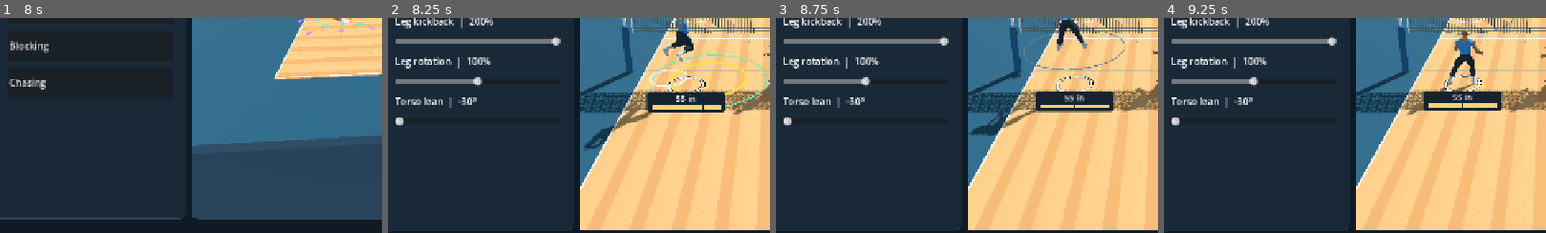
Above: before the commit, frames 1-4 (left to right).
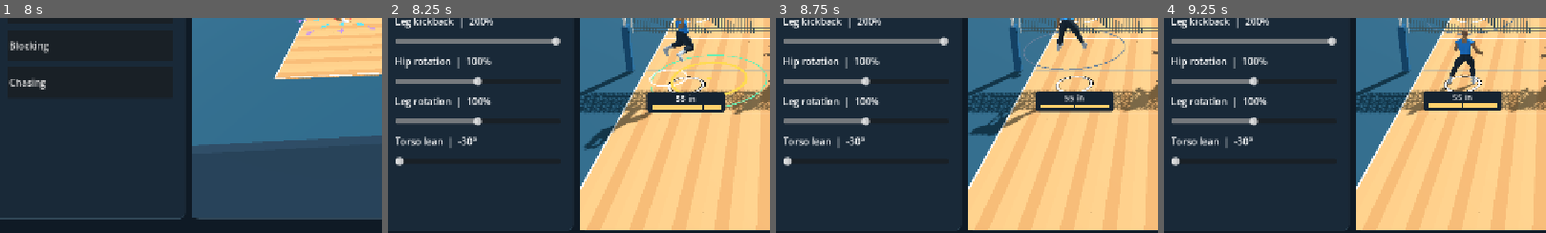
Above: after the commit, the same moments.

Repository: foreandr/volleyball
Game: Godot game, scene res://scenes/main.tscn
The game is run twice, just before and just after one commit, with the same random seed, the same clock (stepped at 60 frames per second) and the same inputs.
Inputs (mouse positions are % of the whole screen's width and height, from its top left):
- Up to frame 1 (8 s): click "Story" at 0.5 s; click "New" at 1.25 s; click "Back" at 2 s; click "New" at 2.75 s; click "Save" at 3.5 s; click "Forearm reception" at 4.25 s; click "Play all" at 5 s; click "Next" at 5.75 s; click "Next" at 6.5 s; click "Back" at 7.25 s
- Up to frame 2 (8.25 s): click "Attacking" at 8 s
- Up to frame 3 (8.75 s): no input
- Up to frame 4 (9.25 s): tap Enter at 8.75 s; drag from (88, 45) to (60, 28) at 8.77 s
The pictures show only the part of the screen within x 3-53%, y 50-100%; the shares and areas given below are measured in that part.

Frame 1 is identical in both runs. In frame 2, 2.1% of the frame differs, in the area x 2-28%, y 17-69%; in frame 3, 2.1%; in frame 4, 2.1%.

Commit message:
Add a separate hip rotation slider

Diff:
--- a/scripts/attack_drill.gd
+++ b/scripts/attack_drill.gd
@@ -31,6 +31,7 @@
 var torso_rotation_scale := 2.0
 var leg_kickback_scale := 2.0
 var leg_rotation_scale := 1.0
+var hip_rotation_scale := 1.0
 var draw_delay := SpikeArm.DEFAULT_DRAW_DELAY
 var elbow_clearance := SpikeArm.DEFAULT_ELBOW_CLEARANCE
 var stage_start := 0.0
@@ -520,13 +521,15 @@
 	var leg_release := smoothstep(0.0,1.0,rotation_phase)
 	var hip_follow := lerpf(0.78*(1.0-0.58*rotation_phase),0.46*(1.0-rotation_phase),release_alignment)
 	var hip_lead := early_aim*hip_follow*weight
-	var leg_turn := (hip_lead+tanh(turn*rotation_weight*0.75)*0.32*leg_release)*leg_rotation_scale*airborne
+	var lower_body_turn := (hip_lead+tanh(turn*rotation_weight*0.75)*0.32*leg_release)*airborne
+	var hip_turn := lower_body_turn*hip_rotation_scale
+	var leg_turn := lower_body_turn*leg_rotation_scale
 	var kick_release := 0.32*leg_release*smoothstep(0.0,1.5,leg_rotation_scale)
 	var straighten := smoothstep(0.12,0.88,follow)*weight*smoothstep(0.03,0.22,setter.position.y-jump.start.y)
-	if not is_zero_approx(leg_turn):
+	if not is_zero_approx(hip_turn):
 		var spine: Transform3D = author.world_pose(pose,rig.find_bone("spine_01"))
 		var hips: Vector3 = author.point(pose,"pelvis")
-		author.rotate_world(pose,"pelvis",(spine.origin-hips).normalized(),leg_turn)
+		author.rotate_world(pose,"pelvis",(spine.origin-hips).normalized(),hip_turn)
 		author.set_world_basis(pose,"spine_01",spine.basis)
 	var kick_load := smoothstep(0.0,0.30,clock-swing_charge_started)
 	var tuck := airborne*weight*kick_load*minf(leg_kickback_scale,1.0)*(1.0-0.75*follow)
--- a/scripts/story_animations.gd
+++ b/scripts/story_animations.gd
@@ -361,6 +361,8 @@
 			func(value: float): setting_drill.torso_rotation_scale = value)
 		add_attack_pose_slider("Leg kickback","LegKickback",0,setting_drill.leg_kickback_scale,
 			func(value: float): setting_drill.leg_kickback_scale = value)
+		add_attack_pose_slider("Hip rotation","HipRotation",0,setting_drill.hip_rotation_scale,
+			func(value: float): setting_drill.hip_rotation_scale = value)
 		add_attack_pose_slider("Leg rotation","LegRotation",0,setting_drill.leg_rotation_scale,
 			func(value: float): setting_drill.leg_rotation_scale = value)
 	add_torso_lean_slider()
